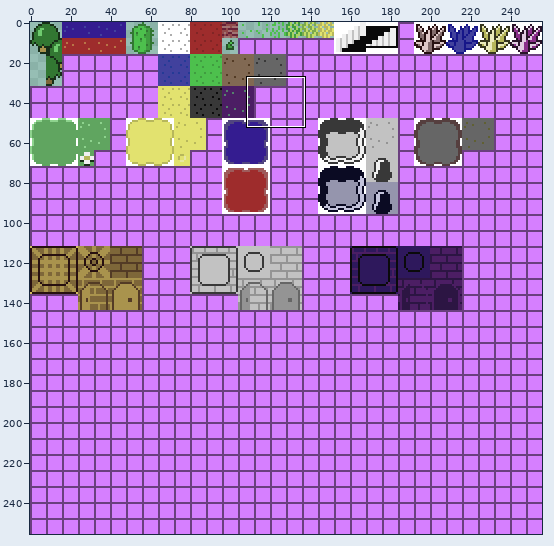
One commit to this sprite sheet: src/resources/textures/tiles.png. The first picture is a wide view before the edit; the outline marks the close-up.
Close-up. Before the commit:
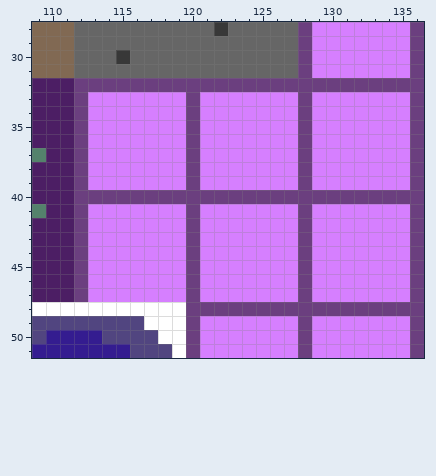
The file is 256x256 pixels. Shown: x 109..136, y 28..51.
And afterwards:
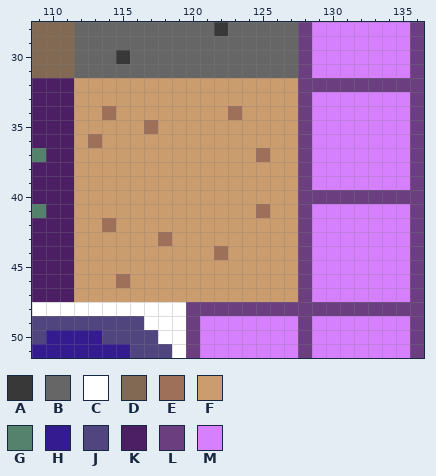
Palette (. is transparent): A #383838  B #666666  C #ffffff  D #816953  E #9e7059  F #ca9c6e  G #54826c  H #341c90  J #514580  K #4c1e64  L #6b3f7f  M #d67fff
Message: Fixed the path tile
The edit:
y 32: x 112..127 LLLLLLLLLLLLLLLL -> FFFFFFFFFFFFFFFF
y 33: x 112..127 LMMMMMMMLMMMMMMM -> FFFFFFFFFFFFFFFF
y 34: x 112..127 LMMMMMMMLMMMMMMM -> FFEFFFFFFFFEFFFF
y 35: x 112..127 LMMMMMMMLMMMMMMM -> FFFFFEFFFFFFFFFF
y 36: x 112..127 LMMMMMMMLMMMMMMM -> FEFFFFFFFFFFFFFF
y 37: x 112..127 LMMMMMMMLMMMMMMM -> FFFFFFFFFFFFFEFF
y 38..39: x 112..127 LMMMMMMMLMMMMMMM -> FFFFFFFFFFFFFFFF
y 40: x 112..127 LLLLLLLLLLLLLLLL -> FFFFFFFFFFFFFFFF
y 41: x 112..127 LMMMMMMMLMMMMMMM -> FFFFFFFFFFFFFEFF
y 42: x 112..127 LMMMMMMMLMMMMMMM -> FFEFFFFFFFFFFFFF
y 43: x 112..127 LMMMMMMMLMMMMMMM -> FFFFFFEFFFFFFFFF
y 44: x 112..127 LMMMMMMMLMMMMMMM -> FFFFFFFFFFEFFFFF
y 45: x 112..127 LMMMMMMMLMMMMMMM -> FFFFFFFFFFFFFFFF
y 46: x 112..127 LMMMMMMMLMMMMMMM -> FFFEFFFFFFFFFFFF
y 47: x 112..127 LMMMMMMMLMMMMMMM -> FFFFFFFFFFFFFFFF
Where, in picture pixels (left, top, right, bottom), the same in both close-ups:
changed: (74, 78, 298, 302)
